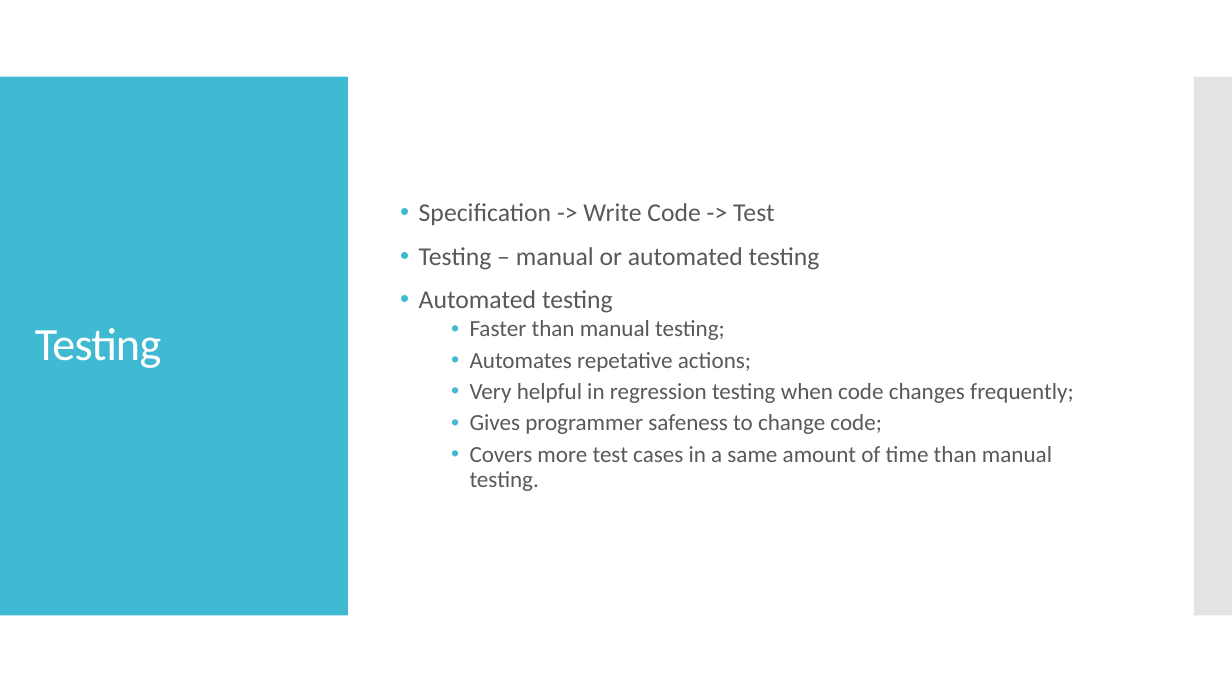
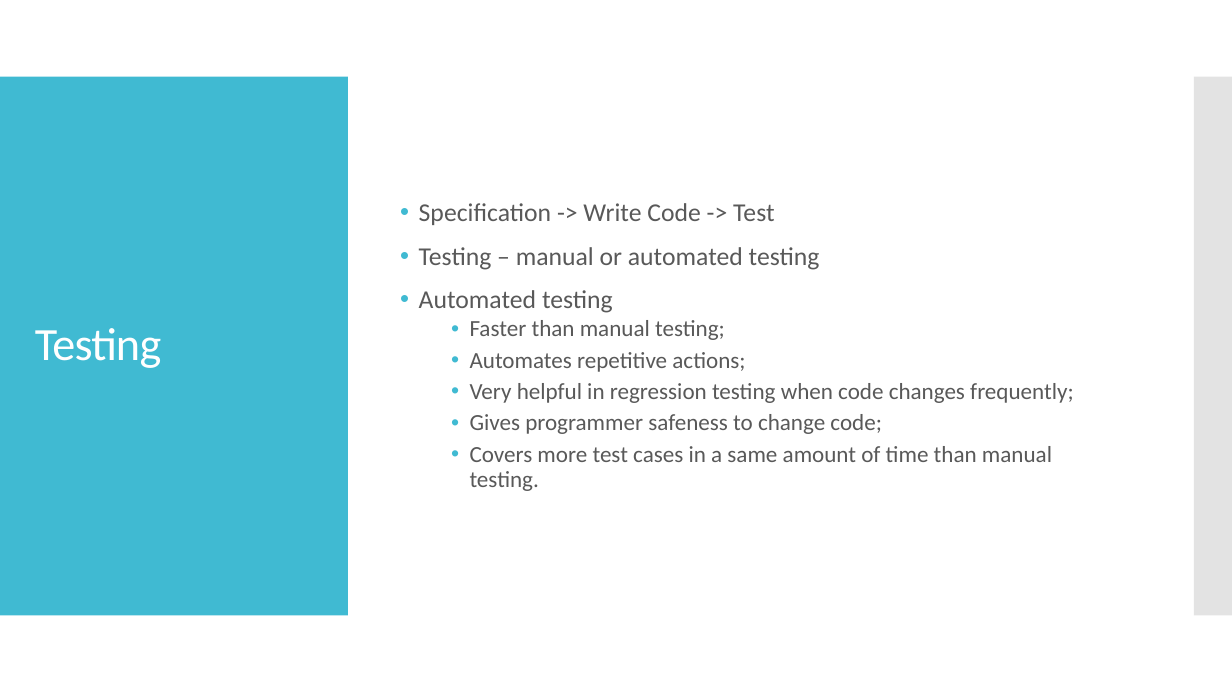
Before and after one commit to ivlahek/presentation.testing, a slide deck: slide 3 of Presentation.pptx (slide 2 before the commit). Drawn at 1232x693 pixels with LibreOffice and Linux fonts; fonts in the diff are those of the drawing. Boxes give left, top, right and bottom in pixels: in the first picture for what was removed or moved away, otherwise in the second. Text is boxed around its words. In the diff, an @@ line names an element or a change of style, - is before the commit and + after.

```diff
--- a/Presentation.pptx
+++ b/Presentation.pptx
@@ text at [470,352,745,372]: text changed @@
-  • Automates repetative actions;
+  • Automates repetitive actions;
```
Also in this commit, not shown: 9 other slides changed, 1 slide added.
